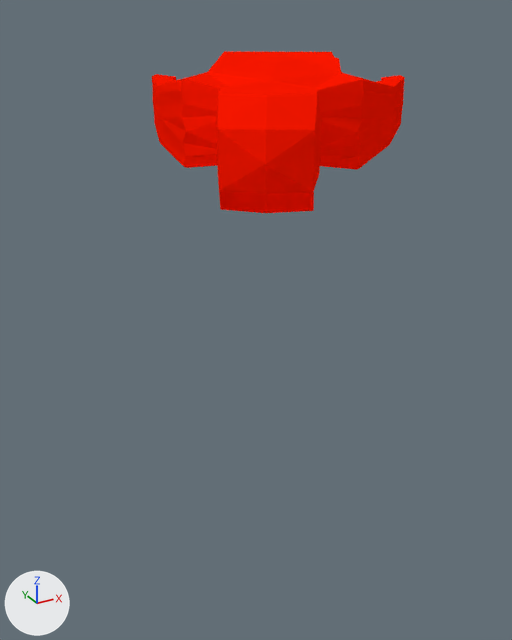
One commit to the Blender file blender/main.blend: the scene before it, then after it.
Before and after are seen from a 50 mm camera at (127.84, 122.05, 43.18) aimed at (128.9, 123.98, 42.21). Lighting does not change. The marker at lower left points along +X, +Y and +Z.

Objects in the first picture: 'LIBAvatar.001'.
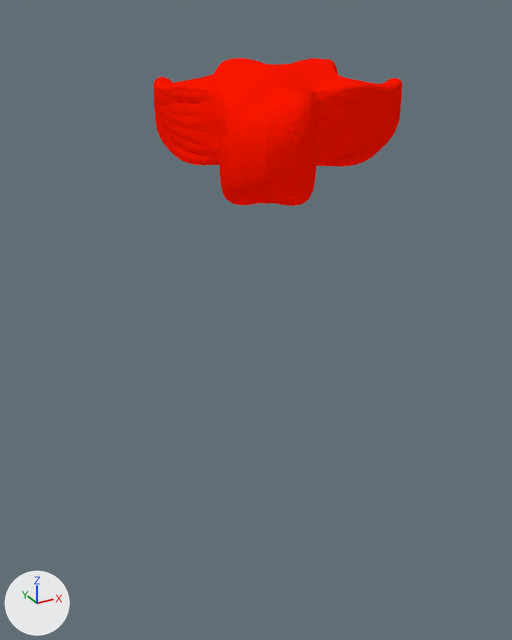
Diff of the bpy script that builds the scene:
```diff
--- a/blender/main.blend.py
+++ b/blender/main.blend.py
@@ ob_libavatar_001 @@
 ob_libavatar_001.rotation_euler = (0.0, 0.0, -0.551)  # degrees (0, 0, -32)
+_m = ob_libavatar_001.modifiers.new('Subsurf', 'SUBSURF')
```

Pixel boxes [x1, y1, x2, y2] of what changed, in the pictures (512 x 640 px):
'LIBAvatar.001', modifiers changed (9% shorter)
    before: [152, 51, 405, 213]
    after: [153, 58, 402, 206]
